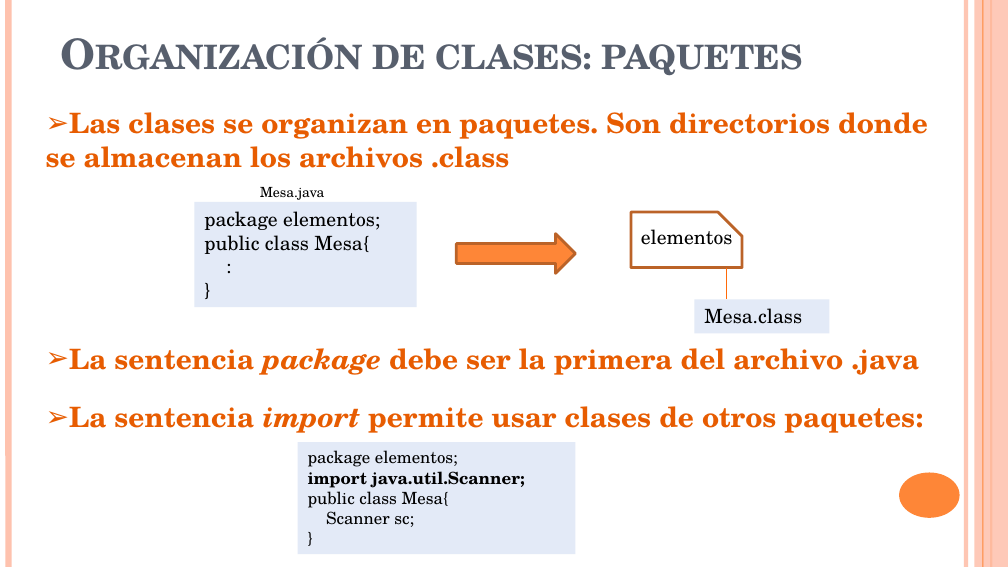
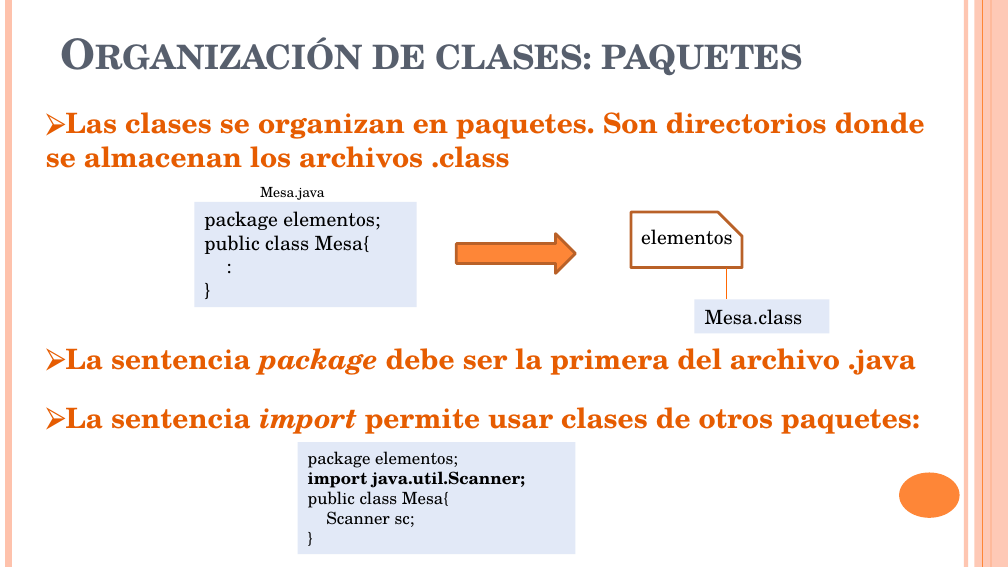
Before and after one commit to jorgecursosnuevatec/IFCD0005-PROGRAMADOR-JAVA-SE-PROFESIONAL-EN-CLOUD, a slide deck: slide 7 of Documentacion Curso IFCD0005-PROGRAMADOR JAVA SE PROFESIONAL EN CLOUD/presentaciones/modulo_I_java_fundamentals/presentacion_clases_objetos.pptx. Drawn at 1008x567 pixels with LibreOffice and Linux fonts; fonts in the diff are those of the drawing. Boxes give left, top, right and bottom in pixels: in the first picture for what was removed or moved away, otherwise in the second. Text is boxed around its words. In the diff, an @@ line names an element or a change of style, - is before the commit and + after.

Commit message:
Wed Dec 14 13:34:40     2022 2022-12-14 SUBIDA DESDE CLASE salida

```diff
--- a/Documentacion Curso IFCD0005-PROGRAMADOR JAVA SE PROFESIONAL EN CLOUD/presentaciones/modulo_I_java_fundamentals/presentacion_clases_objetos.pptx
+++ b/Documentacion Curso IFCD0005-PROGRAMADOR JAVA SE PROFESIONAL EN CLOUD/presentaciones/modulo_I_java_fundamentals/presentacion_clases_objetos.pptx
@@ rectangle at (x1=975, y1=0, x2=1008, y2=566): fill #FEC3AE at 87% opacity to #FEC2AC at 87% opacity @@
@@ text "Las clases se organizan en ..." at (x1=46, y1=112, x2=925, y2=434): text colour #E75C01 to #E65C01; bullet ➢ to ⮚; less space between paragraphs @@
@@ snip rect at (x1=631, y1=212, x2=742, y2=267): outline #BC6329 2 pt to #B96128 2 pt @@
@@ fill #E3EAF7 to #E2E9F7 in 3 elements at (x1=195, y1=202, x2=416, y2=306), (x1=695, y1=299, x2=830, y2=334), (x1=297, y1=443, x2=576, y2=554) @@
```
Also in this commit, not shown: 6 other slides changed, 1 other file.
